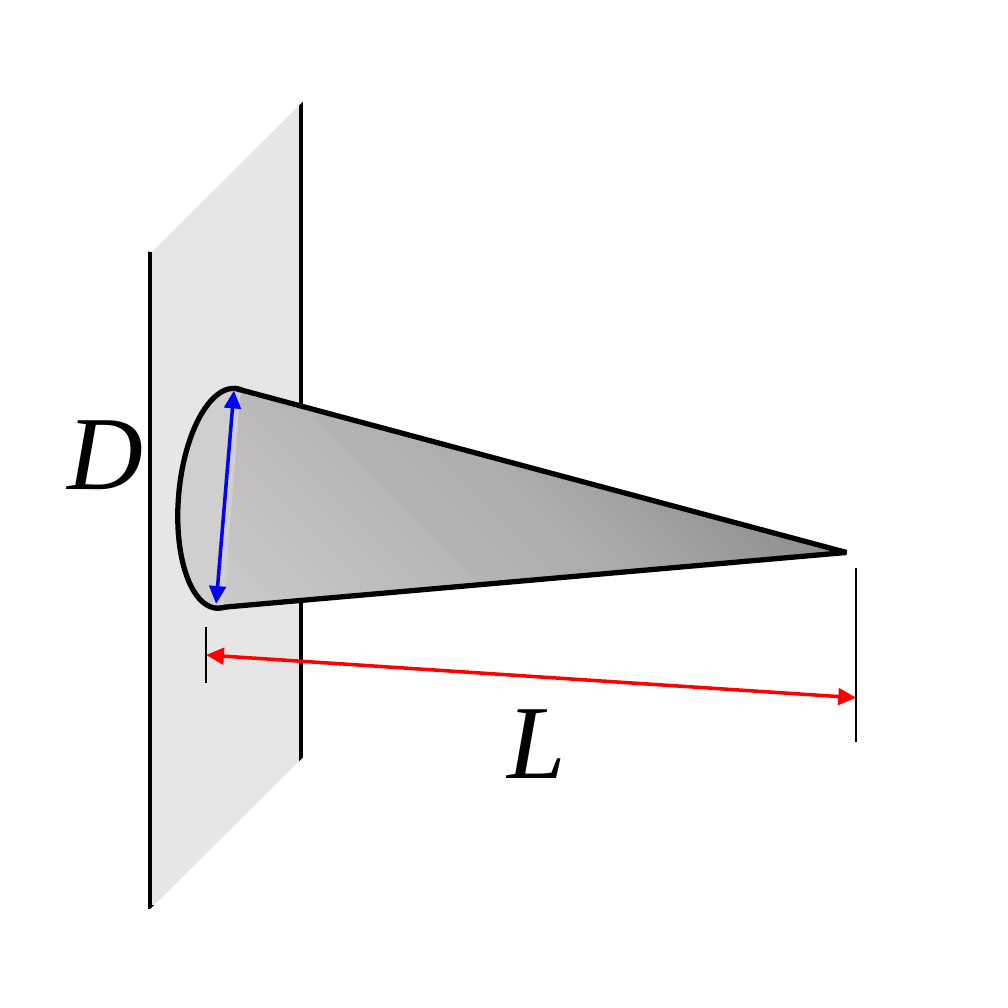
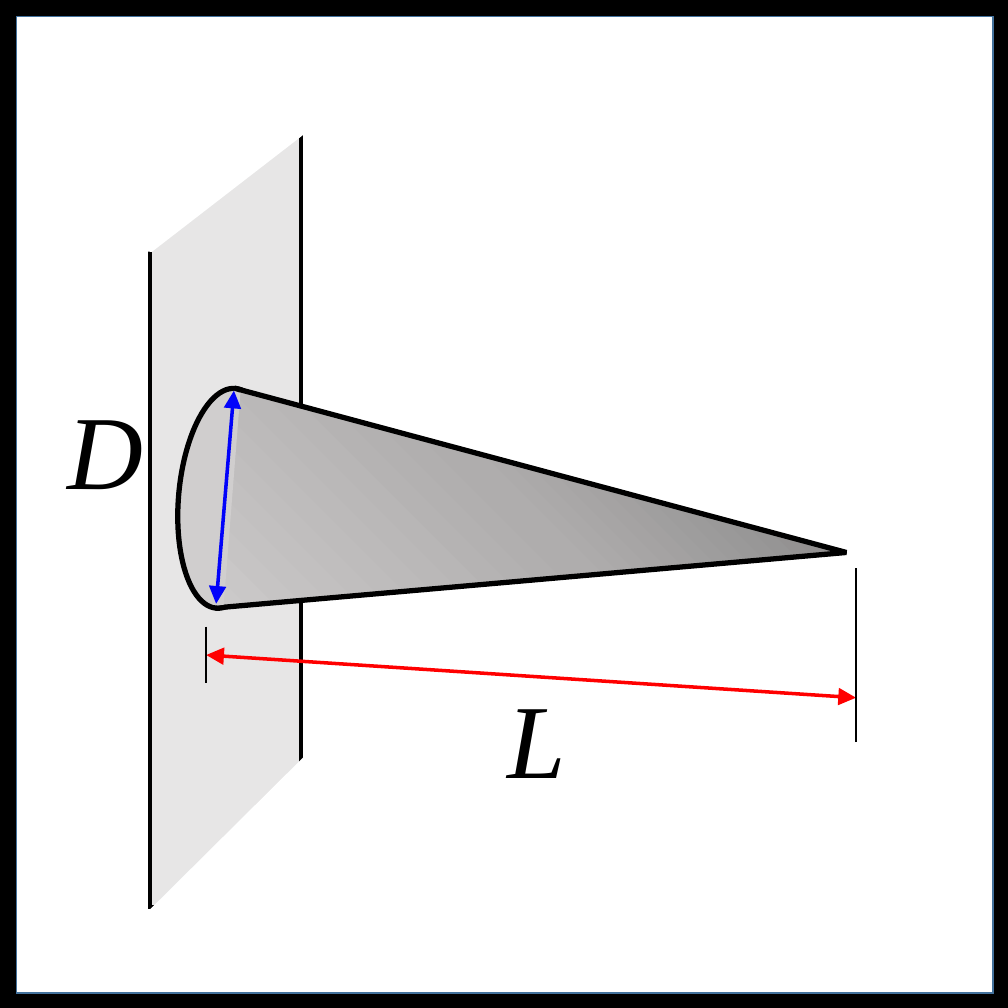
Before and after one commit to ORNL-Modelica/TRANSFORM-Library, a slide deck: slide 45 of TRANSFORM/Resources/Images/Icons.pptm. Drawn at 1008x1008 pixels with LibreOffice and Linux fonts; fonts in the diff are those of the drawing. Boxes give left, top, right and bottom in pixels: in the first picture for what was removed or moved away, otherwise in the second. Text is boxed around its words. In the diff, an @@ line names an element or a change of style, - is before the commit and + after.

```diff
--- a/TRANSFORM/Resources/Images/Icons.pptm
+++ b/TRANSFORM/Resources/Images/Icons.pptm
@@ rectangle added at box(0, 0, 1008, 1008), fill #000000 @@
@@ rectangle added at box(16, 16, 993, 993), fill #FFFFFF, outline #43739E 1 pt @@
@@ freeform shape: place and size @@
-freeform shape at box(134, 0, 407, 252)
+freeform shape at box(134, 47, 407, 252)
```
Also in this commit, not shown: 7 other slides changed, 53 other files.
